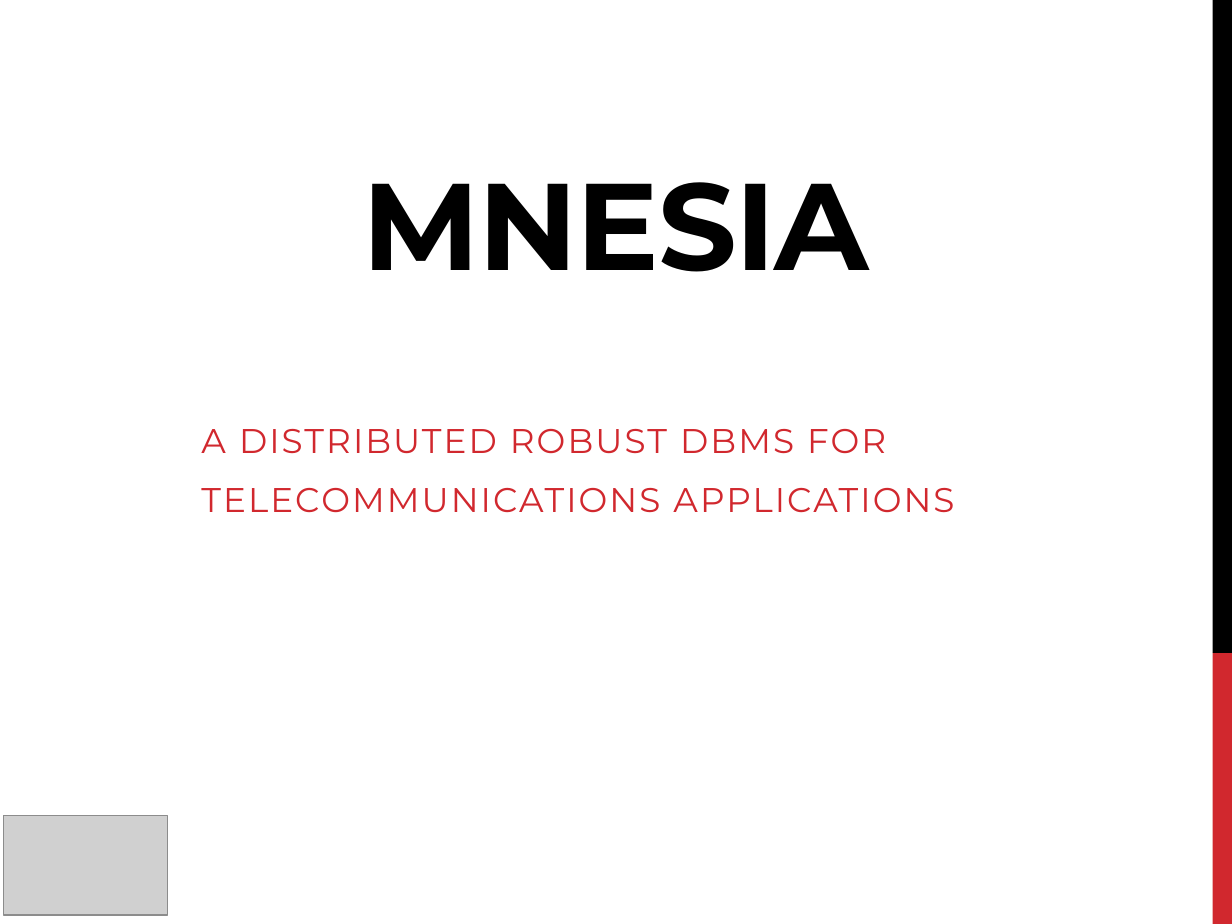
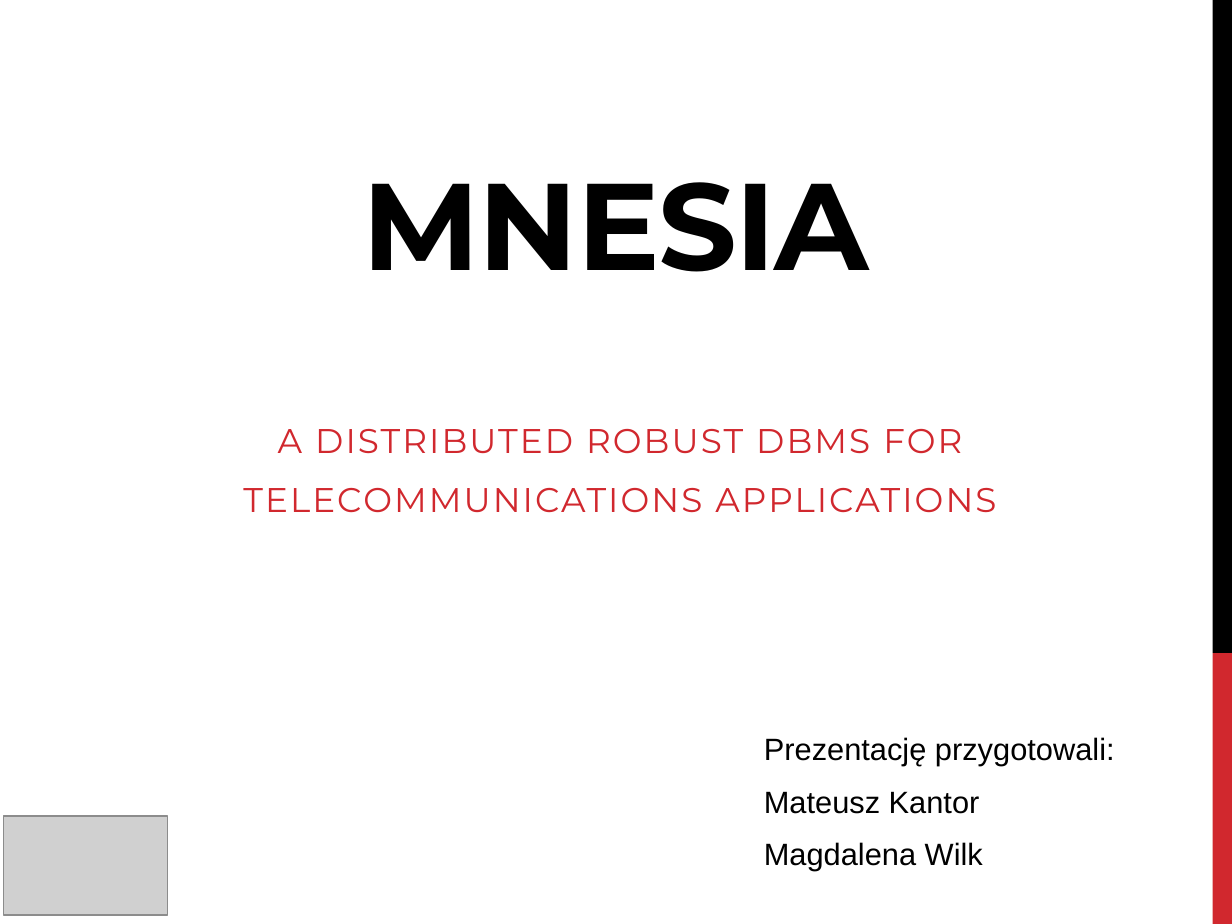
Before and after one commit to mawilk/Mnesia-ErlangProject, a slide deck: slide 1 of prezentacja.pptx. Drawn at 1232x924 pixels with LibreOffice and Linux fonts; fonts in the diff are those of the drawing; grey boxes stand for pictures. Boxes give left, top, right and bottom in pixels: in the first picture for what was removed or moved away, otherwise in the second. Text is boxed around its words. In the diff, an @@ line names an element or a change of style, - is before the commit and + after.

```diff
--- a/prezentacja.pptx
+++ b/prezentacja.pptx
@@ subtitle "A DISTRIBUTED ROBUST DBMS FOR" at (x1=243, y1=429, x2=996, y2=513): alignment left to centre @@
@@ text added at (x1=764, y1=737, x2=1115, y2=871), 18 pt, text #000000 @@
+Prezentację przygotowali:
+Mateusz Kantor
+Magdalena Wilk
```
Also in this commit, not shown: 2 other slides changed, 1 slide added, 1 slide removed.
